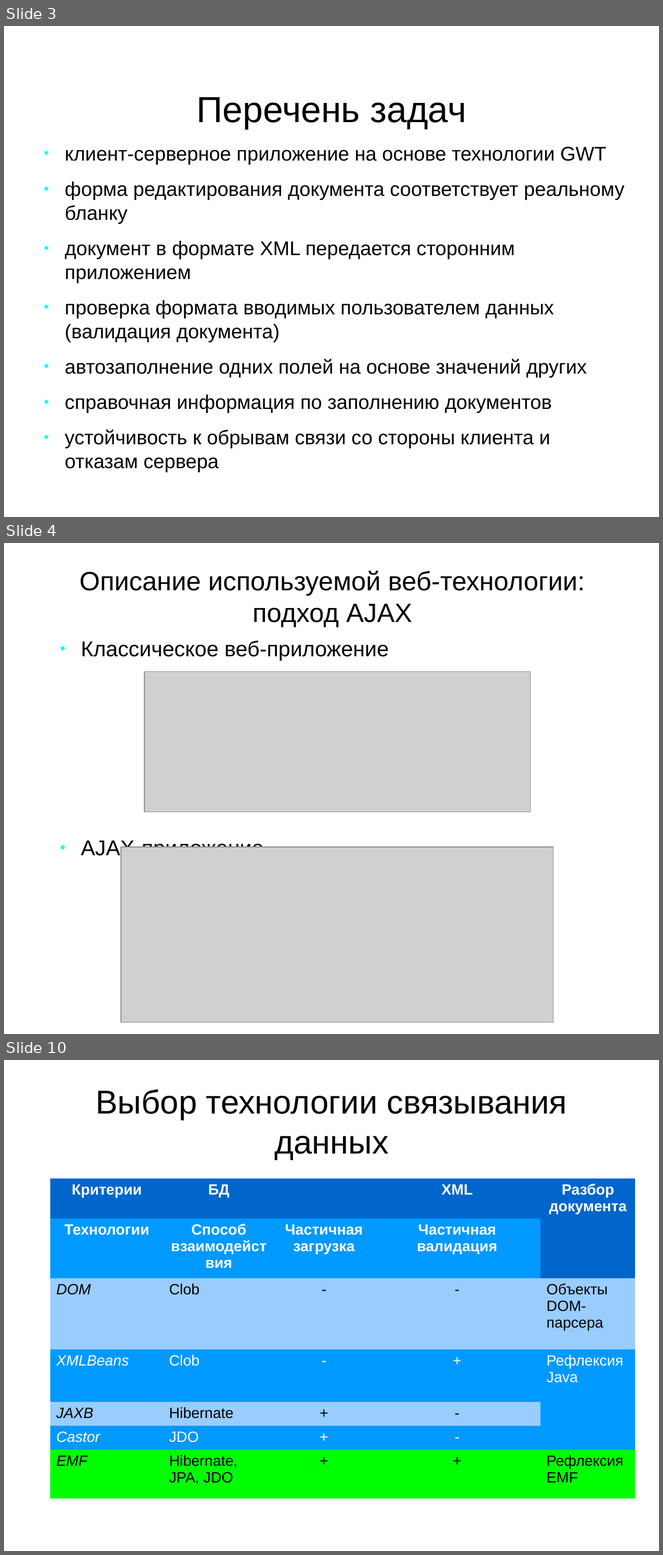
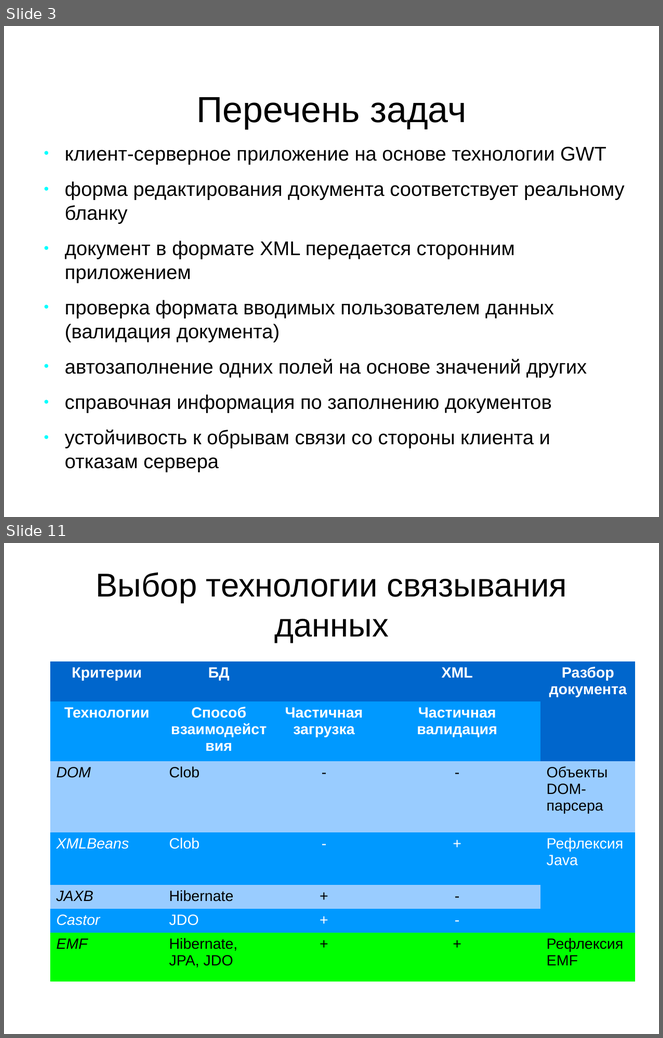
Before and after one commit to aeremenok/a-team-777, a slide deck: diploma/eav/diploma/demo.odp. Shown one above the other, each under a label of ours: slides 3, 4 and 10 before the commit, slides 3 and 11 after it; the slides between them are not shown. The pictures are 663x1555 and 663x1038 pixels, drawn with LibreOffice and Linux fonts; fonts in the diff are those of the drawing; grey boxes stand for pictures. Boxes give left, top, right and bottom in pixels: in the first picture for what was removed or moved away, otherwise in the second. Text is boxed around its words. In the diff, an @@ line names an element or a change of style, - is before the commit and + after.

```diff
--- a/diploma/eav/diploma/demo.odp
+++ b/diploma/eav/diploma/demo.odp
@@ slide 4 removed at bbox=[4, 543, 659, 1034], background #FFFFFF @@
@@ title removed at bbox=[79, 571, 585, 627] @@
-Описание используемой веб-технологии: подход AJAX
@@ text removed at bbox=[81, 640, 389, 860] @@
-● Классическое веб-приложение
-● AJAX-приложение
@@ picture removed at bbox=[144, 672, 531, 812] @@
@@ picture removed at bbox=[121, 847, 554, 1023] @@
@@ what was slide 10 is now slide 11 @@
```
Also in this commit, not shown: 2 slides changed, 5 slides added, 3 other slides removed, 1 other file.
